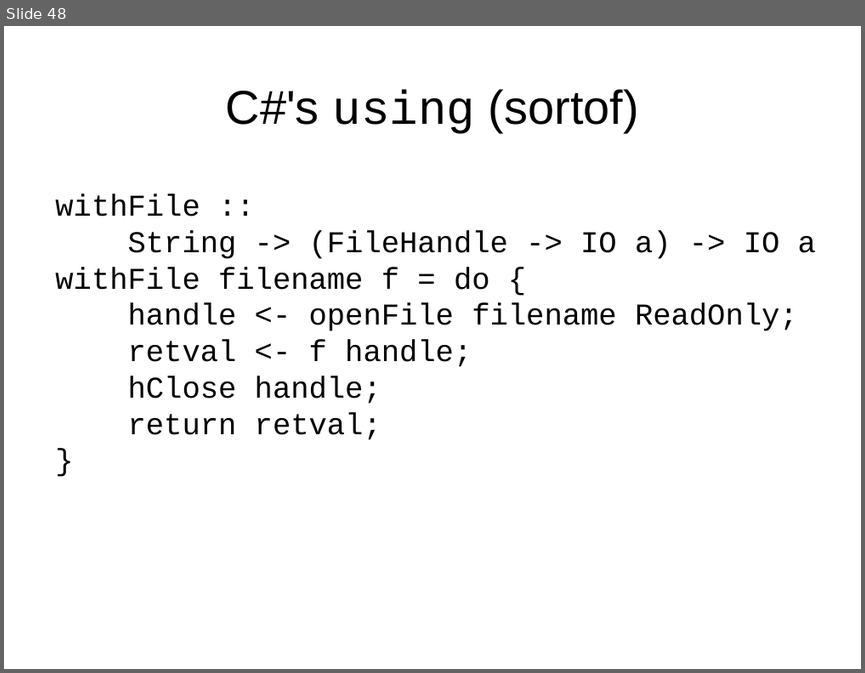
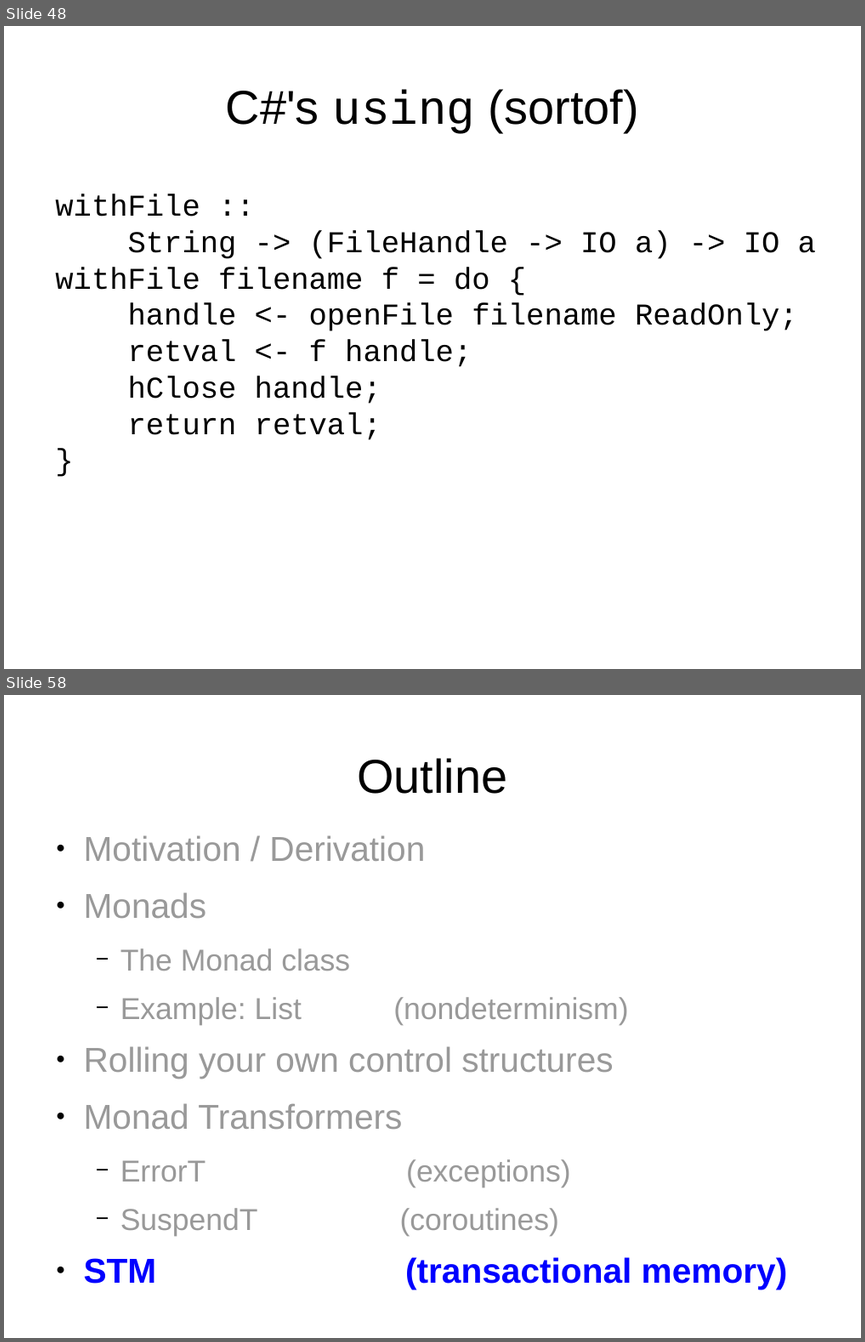
Before and after one commit to luqui/luqui-misc, a slide deck: work/present/monads/monads.odp. Shown one above the other, each under a label of ours: slide 48 before the commit, slides 48 and 58 after it; the slides between them are not shown. The pictures are 865x673 and 865x1342 pixels, drawn with LibreOffice and Linux fonts; fonts in the diff are those of the drawing. Boxes give left, top, right and bottom in pixels: in the first picture for what was removed or moved away, otherwise in the second. Text is boxed around its words. In the diff, an @@ line names an element or a change of style, - is before the commit and + after.

```diff
--- a/work/present/monads/monads.odp
+++ b/work/present/monads/monads.odp
@@ slide 58 added at bbox=[4, 695, 861, 1338], background #FFFFFF @@
@@ title added at bbox=[357, 758, 507, 794], 44 pt, text #000000 @@
+Outline
@@ text added at bbox=[84, 835, 628, 1283], 32 pt, text #999999 @@
+● Motivation / Derivation
+● Monads
+  − The Monad class
+  − Example: List (nondeterminism)
+● Rolling your own control structures
+● Monad Transformers
+  − ErrorT (exceptions)
+  − SuspendT (coroutines)
+● STM (transactional memory)
```
Also in this commit, not shown: 8 slides changed, 12 other slides added.
